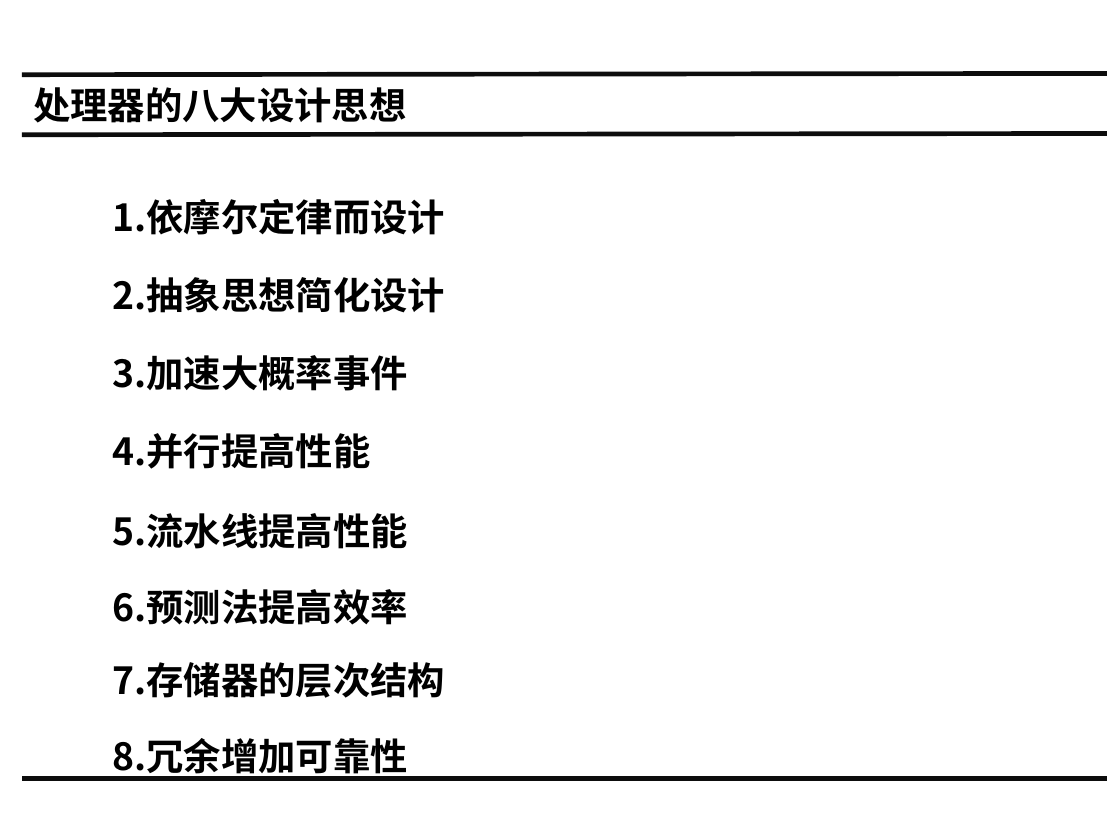
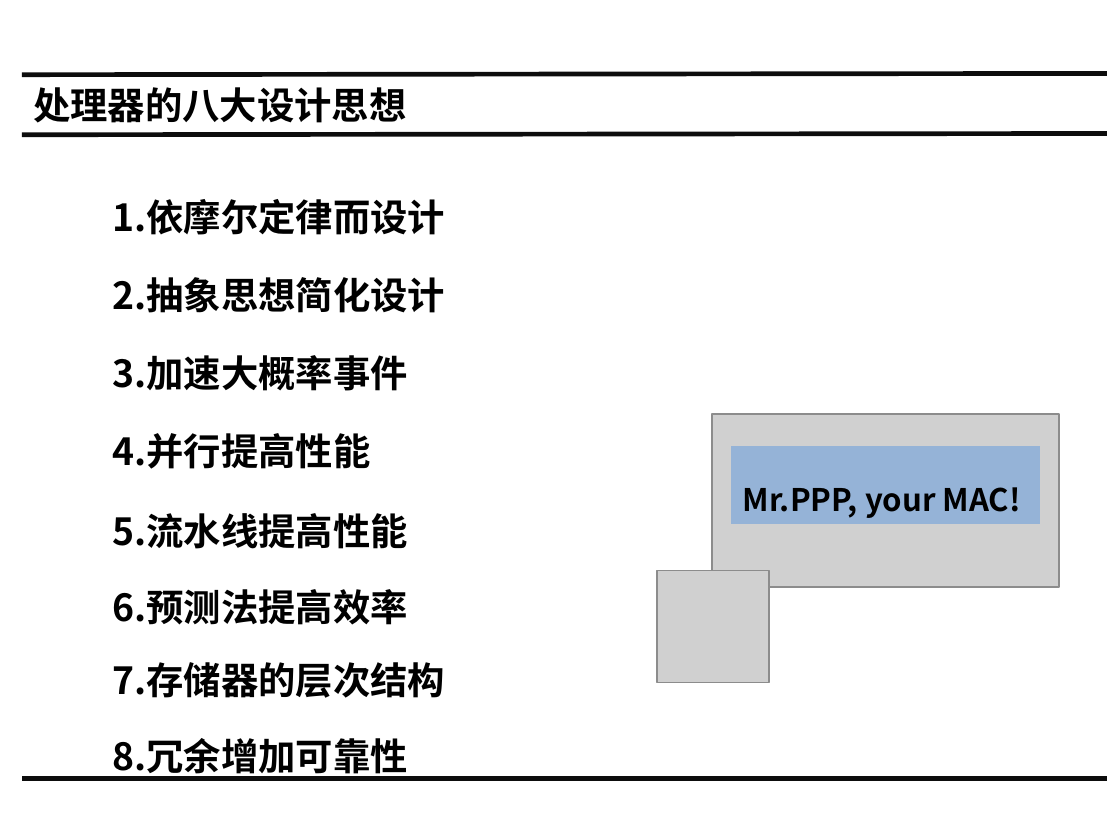
Before and after one commit to hust-gaoyujing/routine, a slide deck: slide 7 of daily/202105-risc-v/202105-risc-v/20210430-绪论/绪论.pptx. Drawn at 1120x840 pixels with LibreOffice and Linux fonts; fonts in the diff are those of the drawing; grey boxes stand for pictures. Boxes give left, top, right and bottom in pixels: in the first picture for what was removed or moved away, otherwise in the second. Text is boxed around its words. In the diff, an @@ line names an element or a change of style, - is before the commit and + after.

Commit message:
210512

```diff
--- a/daily/202105-risc-v/202105-risc-v/20210430-绪论/绪论.pptx
+++ b/daily/202105-risc-v/202105-risc-v/20210430-绪论/绪论.pptx
@@ picture added at [712,414,1060,587] @@
@@ rectangle added at [731,447,1039,524], fill #95B3D7, outline #95B3D7 0.75 pt, 20 pt, text #000000, bold @@
+Mr.PPP, your MAC!
@@ picture added at [657,570,769,682] @@
```
Also in this commit, not shown: 3 other slides changed.
